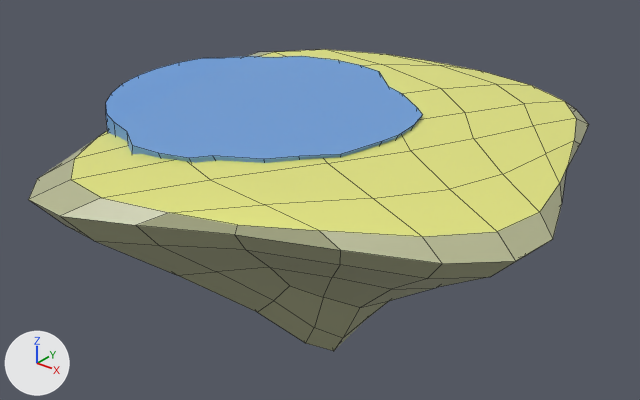
Before and after pictures for a commit that changed the FBX model Assets/Models/Island2.fbx.
Camera for both pictures: a camera (50 mm lens) standing at (6.56, -8.47, 3.41) and looking at (-0.03, -0.24, -1.7). Arrows for +X, +Y and +Z are at lower left; the lights stay in place. Mesh edges are drawn as thin lines. Where no turn or scale is listed for an object, it has been applied to the vertices.

In view in the first picture: 'Island 2', 'Pond'.
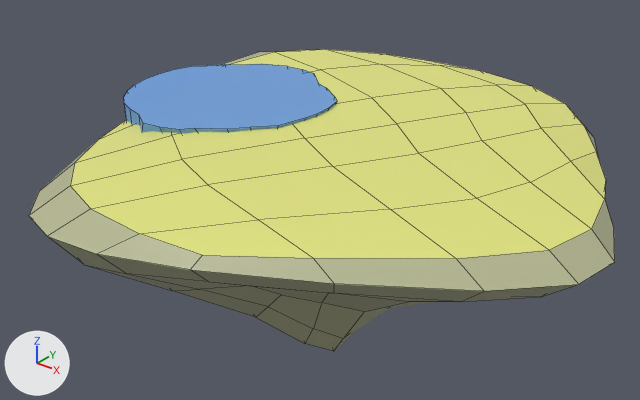
Boxes [x1, y1, x2, y2] around the edits, measured in the pictures (640 x 400 px; the box of a moved part takes in the faces that stretch with it):
'Island 2', reshaped, shading changed: before [28, 49, 589, 351]; after [29, 49, 615, 351]
'Pond', moved, turned, rescaled: before [106, 56, 423, 163]; after [124, 64, 337, 134]
part 1 of me_cube_008, moved or reshaped: before [28, 71, 589, 343]; after [29, 71, 615, 344]
part 2 of me_cube_008, shading changed: [248, 49, 495, 94] in both

What changed in the scene script:
```text
Change me_cube_008:
    used by ob_island_2; location = (0.0, 0.0, 0.0)
    remove me_cube_008.from_pydata(...)  # 170 vertices, 168 faces; spans x -3.44..3.46, y -3.62..3.28, z -3.86..-0.64
    add me_cube_008.from_pydata(...)  # 170 vertices, 168 faces; spans x -3.44..4.11, y -3.81..3.28, z -3.86..-0.64
    me_cube_008 part 1: 110 of 170 vertices moved; they spanned x -2.9..3.46, y -3.62..3.15, z -3.6..-0.64 and now span x -2.9..4.11, y -3.81..3.15, z -3.61..-0.64; mean shift (0.14, -0.08, -0.06); largest move (0.89, -2.78, -0.85) -> (1.01, -3.52, -0.88)
    me_cube_008 part 2: edges marked sharp go from 315 to 325
Change ob_pond:
    ob_pond.location: (-1.26, 0.0, -0.8) -> (-1.84, 0.0, -0.79)
    ob_pond.rotation_euler: (1.571, 0.0, -3.142) -> (-1.571, 3.12, 0.0)  # degrees (90, 0, -180) -> degrees (-90, 179, 0)
    ob_pond.scale: (0.0207, 0.00207, 0.0207) -> (0.0145, 0.00145, 0.0145)
```
